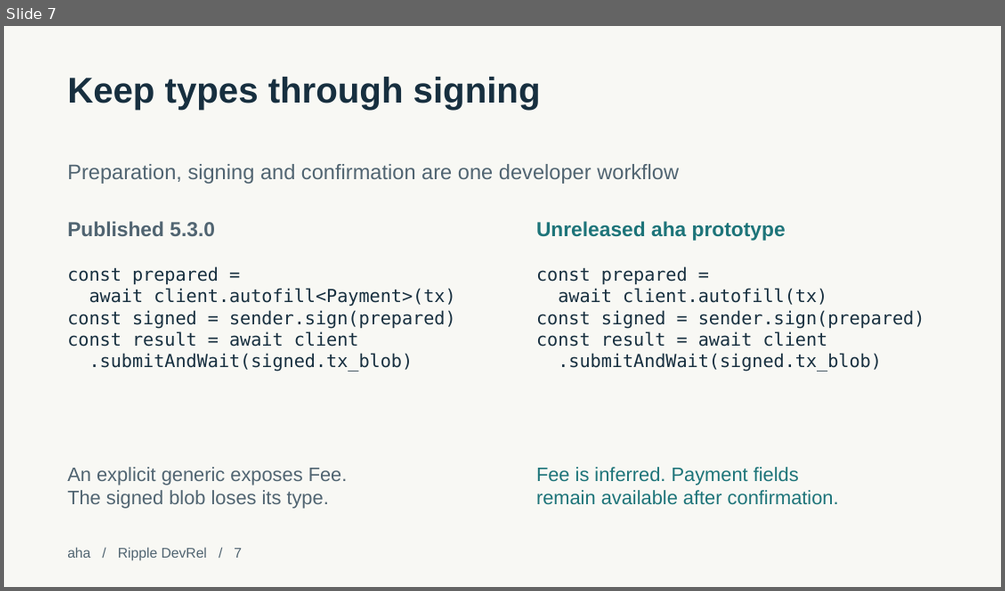
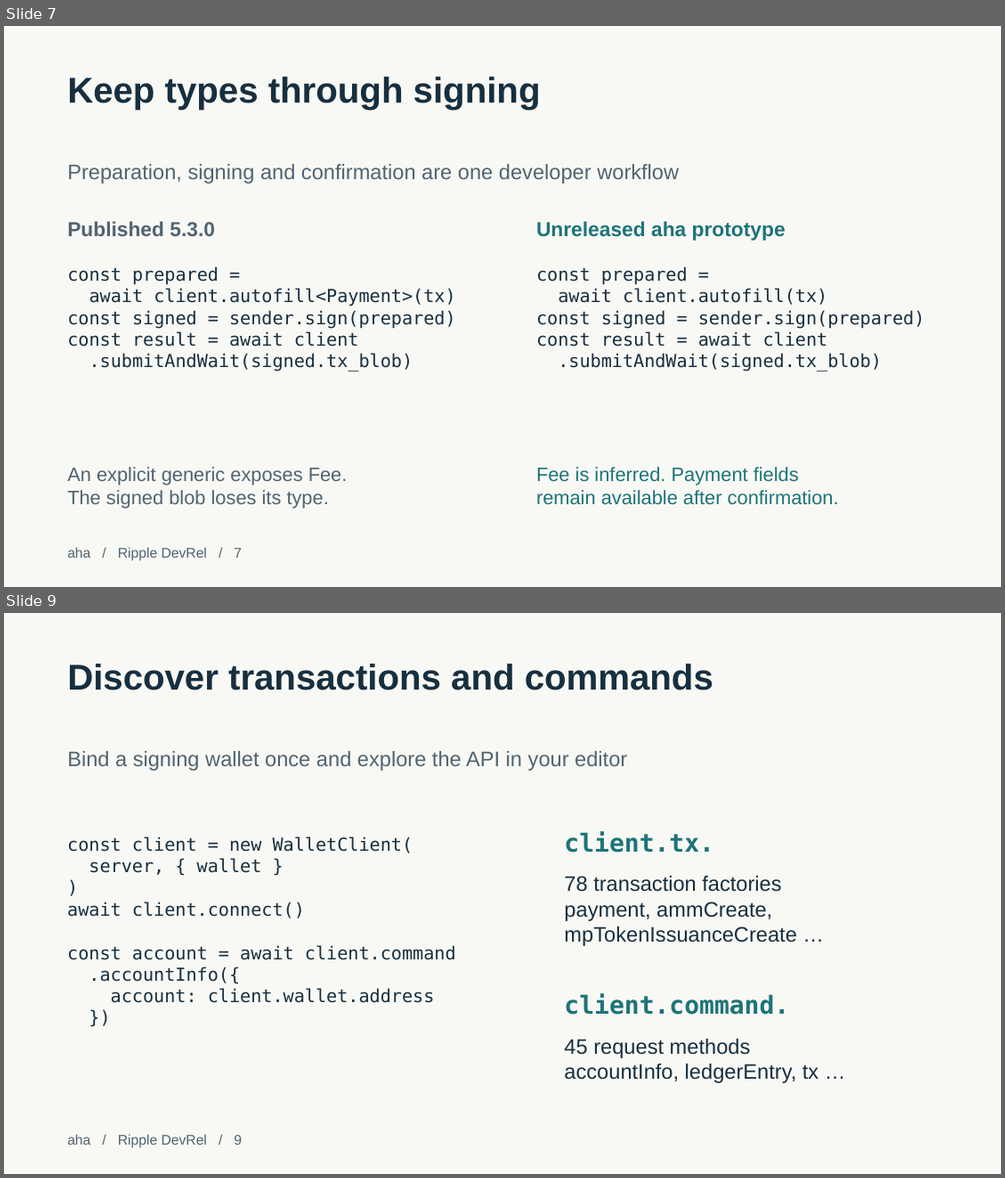
Before and after one commit to theahaco/xrpl.js, a slide deck: devx-audit/output/xrpl-devx-walkthrough.pptx. Shown one above the other, each under a label of ours: slide 7 before the commit, slides 7 and 9 after it; the slides between them are not shown. The pictures are 1005x591 and 1005x1178 pixels, drawn with LibreOffice and Linux fonts; fonts in the diff are those of the drawing. Boxes give left, top, right and bottom in pixels: in the first picture for what was removed or moved away, otherwise in the second. Text is boxed around its words. In the diff, an @@ line names an element or a change of style, - is before the commit and + after.

Commit message:
docs: record wallet-builder audit evidence

```diff
--- a/devx-audit/output/xrpl-devx-walkthrough.pptx
+++ b/devx-audit/output/xrpl-devx-walkthrough.pptx
@@ slide 9 added at (x1=4, y1=613, x2=1001, y2=1174), background #F8F8F4 @@
@@ text added at (x1=67, y1=664, x2=713, y2=690), 34.5 pt, text #172F3F, bold @@
+Discover transactions and commands
@@ text added at (x1=67, y1=751, x2=627, y2=771), 20.2 pt, text #506471 @@
+Bind a signing wallet once and explore the API in your editor
@@ text added at (x1=67, y1=836, x2=456, y2=1003), 17.2 pt, text #172F3F @@
+const client = new WalletClient(
+server, { wallet }
+)
+await client.connect()
+const account = await client.command
+.accountInfo({
+account: client.wallet.address
+})
@@ text added at (x1=564, y1=831, x2=714, y2=852), 24 pt, text #1D7479, bold @@
+client.tx.
@@ text added at (x1=564, y1=876, x2=796, y2=946), 20.2 pt, text #172F3F @@
+78 transaction factories
+payment, ammCreate,
+mpTokenIssuanceCreate …
@@ text added at (x1=564, y1=993, x2=789, y2=1014), 24 pt, text #1D7479, bold @@
+client.command.
@@ text added at (x1=564, y1=1038, x2=818, y2=1083), 20.2 pt, text #172F3F @@
+45 request methods
+accountInfo, ledgerEntry, tx …
@@ text added at (x1=67, y1=1134, x2=242, y2=1148), 13.5 pt, text #506471 @@
+aha / Ripple DevRel / 9
```
Also in this commit, not shown: 6 slides changed, 29 other files.
